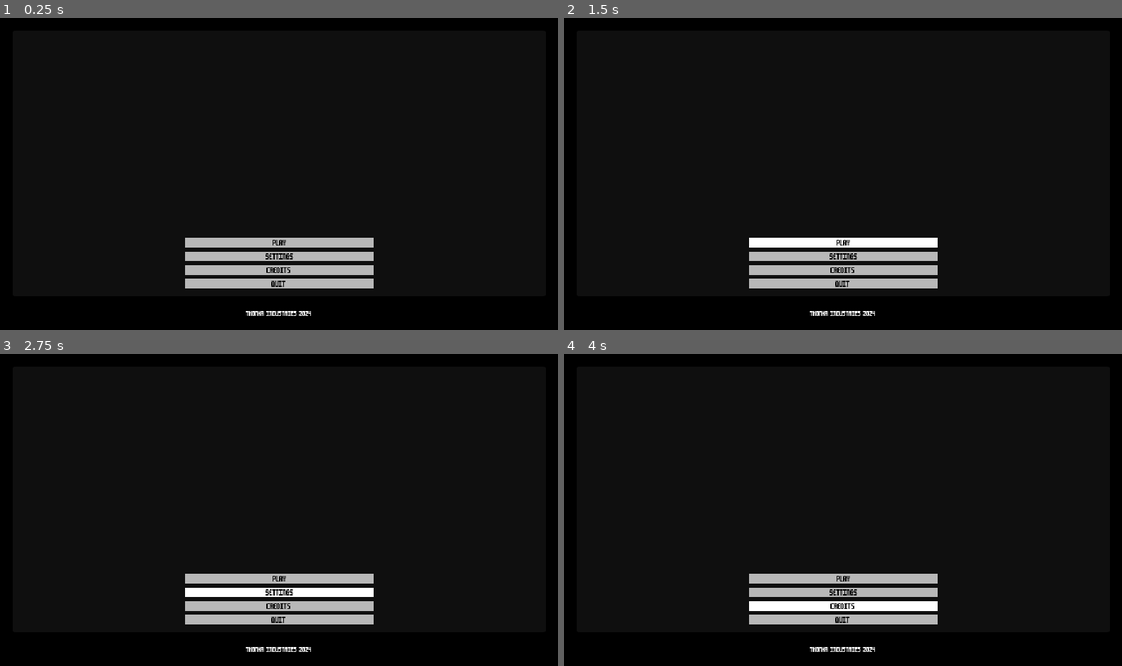
Above: before the commit, frames 1-4 (two rows, left to right).
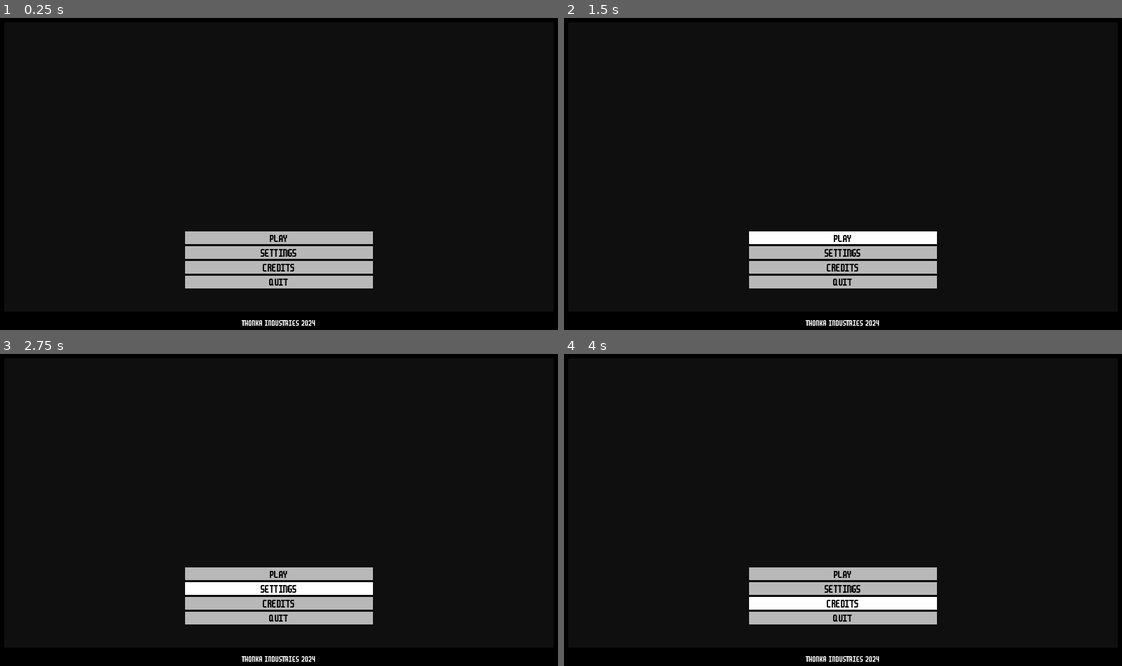
Above: after the commit, the same moments.

Repository: slotling/collateral-damage-gwj71
Game: Godot game, scene res://UI/main_menu.tscn
The game is run twice, just before and just after one commit, with the same random seed, the same clock (stepped at 60 frames per second) and the same inputs. This scene is started directly instead of the project's main scene.
Inputs:
- Up to frame 1 (0.25 s): no input
- Up to frame 2 (1.5 s): click "PLAY" at 0.5 s; click "PLAY" at 1.25 s
- Up to frame 3 (2.75 s): click "SETTINGS" at 2 s
- Up to frame 4 (4 s): click "CREDITS" at 2.75 s; tap Enter at 3.5 s; hold Right (ui_right) from 3.53 s (still down)

The runs differ from the first frame. In frame 1, 3.1% of the frame differs, in the area x 33-67%, y 68-99%; in frame 2, 3.2%; in frame 3, 3.2%; in frame 4, 3.1%.

Commit message:
changd the window thing and normalized moevemnentmntnt

Diff:
--- a/Resources/Themes/main_ui_theme.tres
+++ b/Resources/Themes/main_ui_theme.tres
@@ -71,7 +71,7 @@
 Button/constants/h_separation = 2
 Button/constants/icon_max_width = 0
 Button/constants/outline_size = 0
-Button/font_sizes/font_size = 9
+Button/font_sizes/font_size = 24
 Button/fonts/font = ExtResource("1_xvytc")
 Button/styles/disabled = SubResource("StyleBoxFlat_8717g")
 Button/styles/focus = SubResource("StyleBoxFlat_khabc")
--- a/Scenes/Entities/player.gd
+++ b/Scenes/Entities/player.gd
@@ -5,7 +5,7 @@
 
 
 func _physics_process(delta):
-	var direction = Vector2(Input.get_axis("ui_left", "ui_right"), Input.get_axis("ui_up", "ui_down"))
+	var direction = Vector2(Input.get_axis("ui_left", "ui_right"), Input.get_axis("ui_up", "ui_down")).normalized()
 	var delta_accel = ACCEL * delta
 	if direction.x:
 		velocity.x += direction.x * delta_accel
--- a/Scenes/Root/world.tscn
+++ b/Scenes/Root/world.tscn
@@ -6,5 +6,6 @@
 [node name="World" type="Node2D"]
 
 [node name="Camera" parent="." instance=ExtResource("1_k0bij")]
+zoom = Vector2(1, 1)
 
 [node name="Player" parent="." instance=ExtResource("2_ude3w")]
--- a/UI/main_menu.tscn
+++ b/UI/main_menu.tscn
@@ -4,7 +4,7 @@
 [ext_resource type="Theme" uid="uid://ch2bx845fh1ba" path="res://Resources/Themes/main_ui_theme.tres" id="1_vd5ui"]
 
 [sub_resource type="LabelSettings" id="LabelSettings_jje25"]
-font_size = 8
+font_size = 18
 
 [node name="MainMenu" type="Control"]
 layout_mode = 3
@@ -35,7 +35,7 @@
 offset_left = 16.0
 offset_top = 16.0
 offset_right = -16.0
-offset_bottom = -36.0
+offset_bottom = -40.0
 grow_horizontal = 2
 grow_vertical = 2
 
@@ -48,10 +48,10 @@
 
 [node name="VBoxContainer" type="VBoxContainer" parent="Panel"]
 layout_mode = 2
-offset_left = 176.0
-offset_top = 184.0
-offset_right = 368.0
-offset_bottom = 264.0
+offset_left = 368.0
+offset_top = 416.0
+offset_right = 752.0
+offset_bottom = 544.0
 grow_horizontal = 2
 grow_vertical = 0
 alignment = 2
--- a/project.godot
+++ b/project.godot
@@ -26,8 +26,7 @@
 [display]
 
 window/size/resizable=false
-window/stretch/mode="viewport"
-window/stretch/scale=2.0
+window/stretch/mode="canvas_items"
 
 [editor]
 
